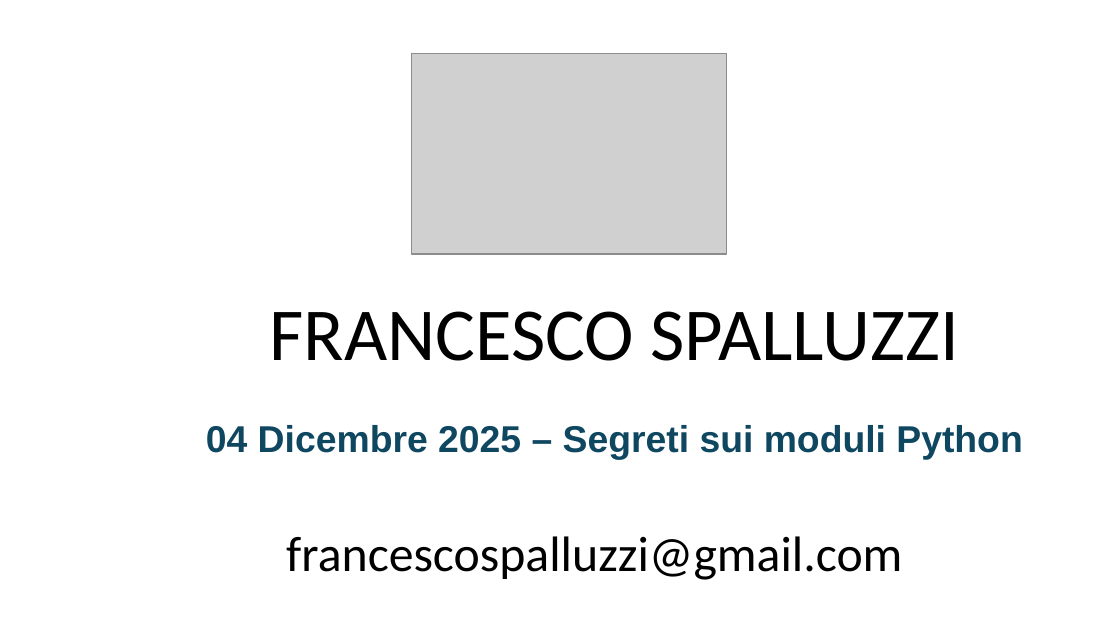
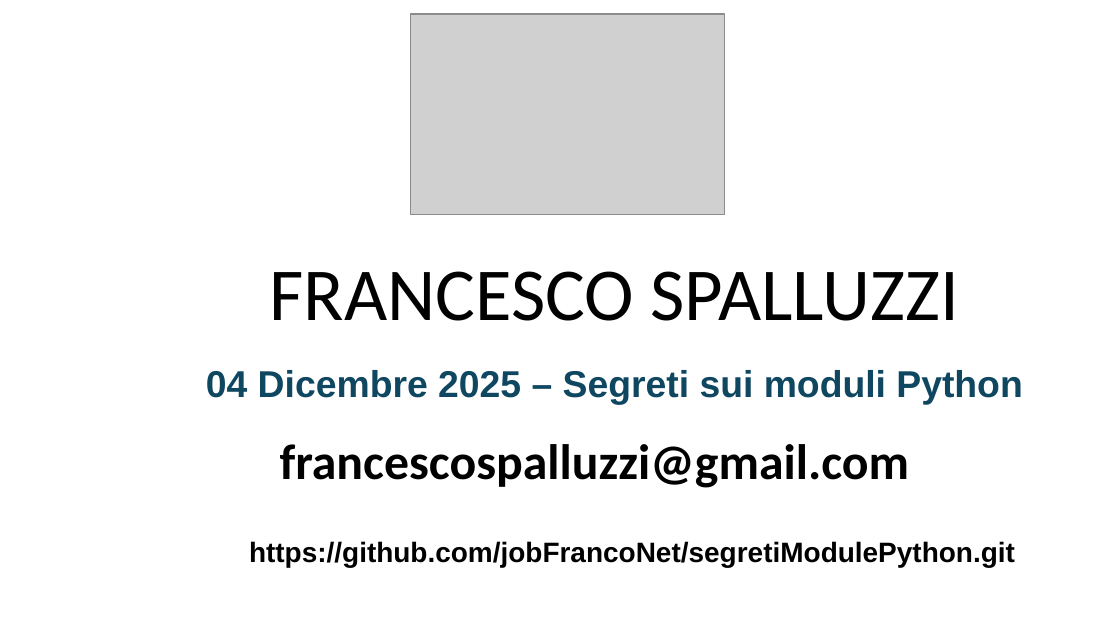
Before and after one commit to jobFrancoNet/segretiModulePython, a slide deck: slide 1 of SEGRETI_MODULI_PYTHON_FINALSLIDE.pptx. Drawn at 1120x630 pixels with LibreOffice and Linux fonts; fonts in the diff are those of the drawing; grey boxes stand for pictures. Boxes give left, top, right and bottom in pixels: in the first picture for what was removed or moved away, otherwise in the second. Text is boxed around its words. In the diff, an @@ line names an element or a change of style, - is before the commit and + after.

Commit message:
Aggiunte slides per containerizzare service in python

```diff
--- a/SEGRETI_MODULI_PYTHON_FINALSLIDE.pptx
+++ b/SEGRETI_MODULI_PYTHON_FINALSLIDE.pptx
@@ picture: place and size @@
-picture at (412, 54, 727, 254)
+picture at (410, 15, 725, 215)
@@ text "FRANCESCO SPALLUZZI": place and size @@
-text "FRANCESCO SPALLUZZI" at (270, 311, 959, 361)
+text "FRANCESCO SPALLUZZI" at (270, 271, 959, 321)
@@ text "04 Dicembre 2025 – Segreti ...": place and size @@
-text "04 Dicembre 2025 – Segreti ..." at (206, 425, 1022, 459)
+text "04 Dicembre 2025 – Segreti ..." at (206, 370, 1022, 405)
@@ text "francescospalluzzi@gmail.com": place and size @@
-text "francescospalluzzi@gmail.com" at (286, 536, 902, 580)
+text "francescospalluzzi@gmail.com" at (280, 444, 910, 488)
@@ text "francescospalluzzi@gmail.com" at (280, 444, 910, 488): bold on @@
@@ text added at (249, 541, 1015, 567), 18 pt, text #000000, bold @@
+https://github.com/jobFrancoNet/segretiModulePython.git
```
Also in this commit, not shown: 4 slides added, 1 slide removed.
